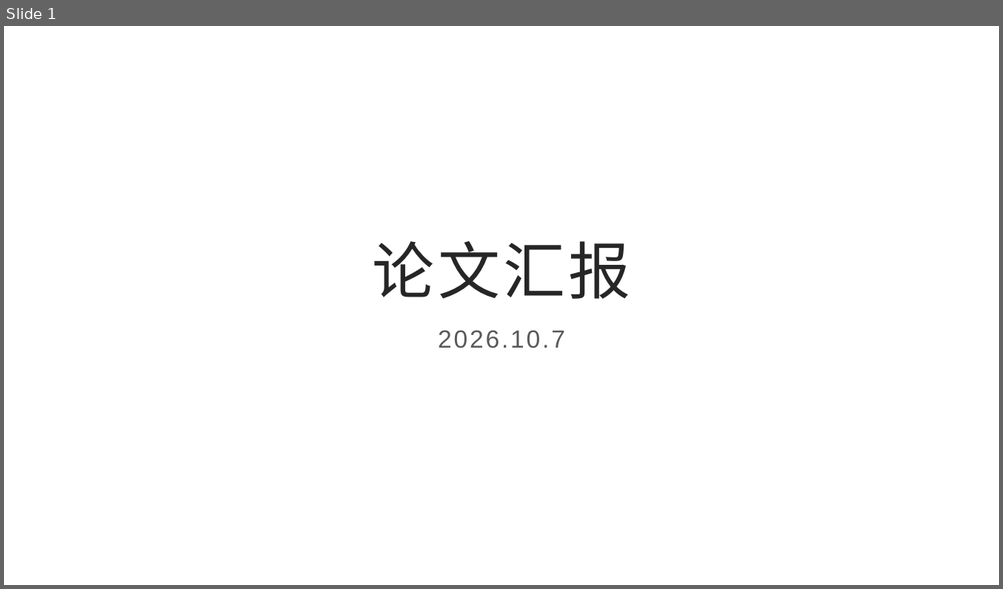
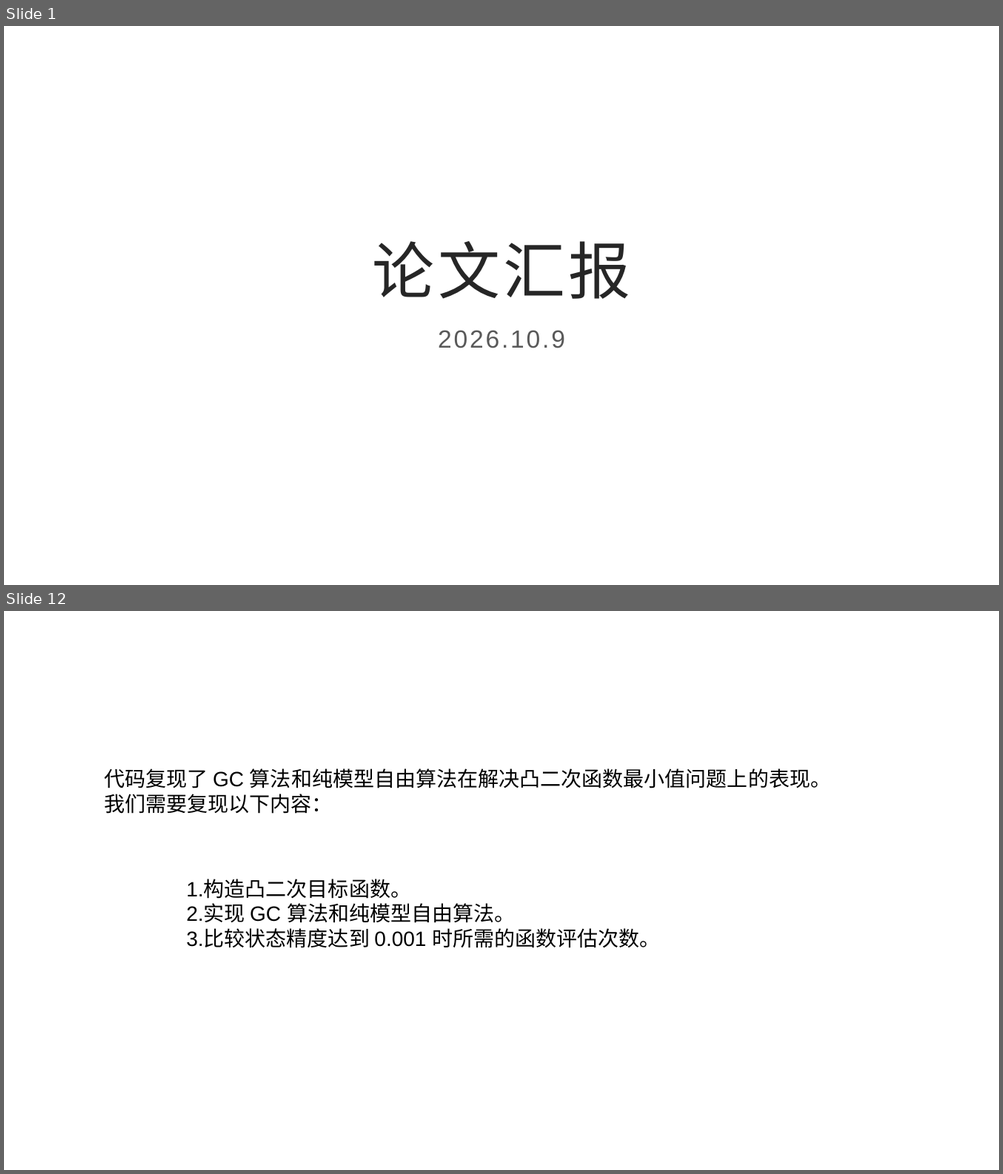
Before and after one commit to poembelief4/note, a slide deck: 李岩松/论文汇报.pptx. Shown one above the other, each under a label of ours: slide 1 before the commit, slides 1 and 12 after it; the slides between them are not shown. The pictures are 1003x589 and 1003x1174 pixels, drawn with LibreOffice and Linux fonts; fonts in the diff are those of the drawing. Boxes give left, top, right and bottom in pixels: in the first picture for what was removed or moved away, otherwise in the second. Text is boxed around its words. In the diff, an @@ line names an element or a change of style, - is before the commit and + after.

```diff
--- a/李岩松/论文汇报.pptx
+++ b/李岩松/论文汇报.pptx
@@ slide 12 added at <box>4,611,999,1170</box>, background #FFFFFF @@
@@ text added at <box>105,769,831,814</box>, 20 pt, text #000000 @@
+代码复现了 GC 算法和纯模型自由算法在解决凸二次函数最小值问题上的表现。
+我们需要复现以下内容：
@@ text added at <box>186,880,660,948</box>, 20 pt, text #000000 @@
+1.构造凸二次目标函数。
+2.实现 GC 算法和纯模型自由算法。
+3.比较状态精度达到 0.001 时所需的函数评估次数。
@@ slide 1 changed as well @@
@@ subtitle at <box>438,330,565,349</box>: text changed @@
-2026.10.7
+2026.10.9
```
Also in this commit, not shown: 1 other slide changed, 15 other slides added, 49 other files.
